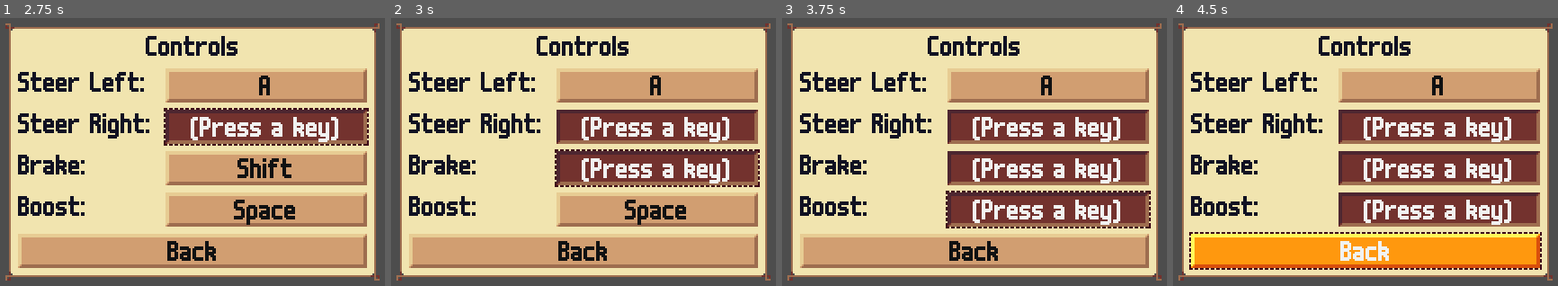
Above: before the commit, frames 1-4 (left to right).
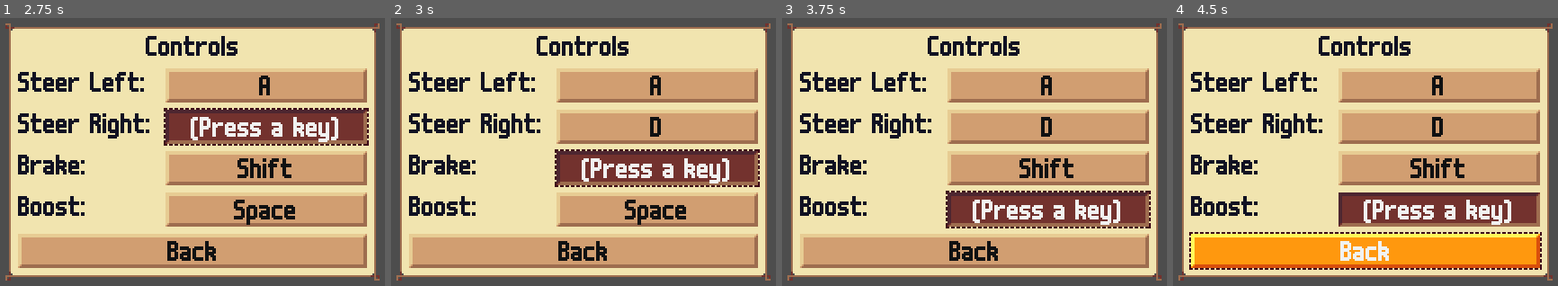
Above: after the commit, the same moments.

Repository: krobbi/afrogalypse
Game: Godot game, scene res://gui/cards/controls_gui_card.tscn
Same seed, same stepped clock (60 frames per second), same inputs: the game is played once before the commit and once after it. This scene is started directly instead of the project's main scene.
Inputs:
- Up to frame 1 (2.75 s): click "A" at 0.5 s; click "(Press a key)" at 1.25 s; click "D" at 2 s
- Up to frame 2 (3 s): click "Shift" at 2.75 s
- Up to frame 3 (3.75 s): click "Space" at 3.5 s
- Up to frame 4 (4.5 s): click "Back" at 4.25 s

Frame 1 is identical in both runs. In frame 2, 5.9% of the frame differs, in the area x 42-96%, y 34-47%; in frame 3, 12%, in the area x 42-96%, y 34-63%; in frame 4, 12%.

Commit message:
Automatically deactivate inactive action buttons

Diff:
--- a/gui/widgets/action_button.gd
+++ b/gui/widgets/action_button.gd
@@ -8,8 +8,11 @@
 ## The action button's [Button].
 @onready var _button: Button = $Button
 
+## The [Timer] to automatically deactivate the action button.
+@onready var _timer: Timer = $Timer
+
 ## Whether the action button is actively waiting for input.
-@onready var _is_active: bool = false
+var _is_active: bool = false
 
 ## Run when the action button is ready. Initialize the action button's
 ## [Control]s.
@@ -29,14 +32,20 @@
 
 ## Activate the action button.
 func activate() -> void:
+	for other in get_tree().get_nodes_in_group("action_buttons"):
+		if other != self:
+			other.deactivate()
+
 	_is_active = true
 	_button.set_pressed_no_signal(true)
 	_button.text = "input.prompt"
+	_timer.start()
 
 
 ## Deactivate the action button.
 func deactivate() -> void:
 	_is_active = false
+	_timer.stop()
 	_button.set_pressed_no_signal(false)
 	_button.text = InputManager.get_mapping_name(_action)
 
--- a/gui/widgets/action_button.tscn
+++ b/gui/widgets/action_button.tscn
@@ -3,7 +3,7 @@
 [ext_resource type="Theme" uid="uid://4g6q0qitk4oc" path="res://resources/themes/default_theme.tres" id="1_7eacg"]
 [ext_resource type="Script" path="res://gui/widgets/action_button.gd" id="1_jjpje"]
 
-[node name="ActionButton" type="HBoxContainer"]
+[node name="ActionButton" type="HBoxContainer" groups=["action_buttons"]]
 anchors_preset = 10
 anchor_right = 1.0
 grow_horizontal = 2
@@ -23,4 +23,9 @@
 toggle_mode = true
 text = "Input"
 
+[node name="Timer" type="Timer" parent="."]
+wait_time = 8.0
+one_shot = true
+
 [connection signal="toggled" from="Button" to="." method="_on_button_toggled"]
+[connection signal="timeout" from="Timer" to="." method="deactivate"]
